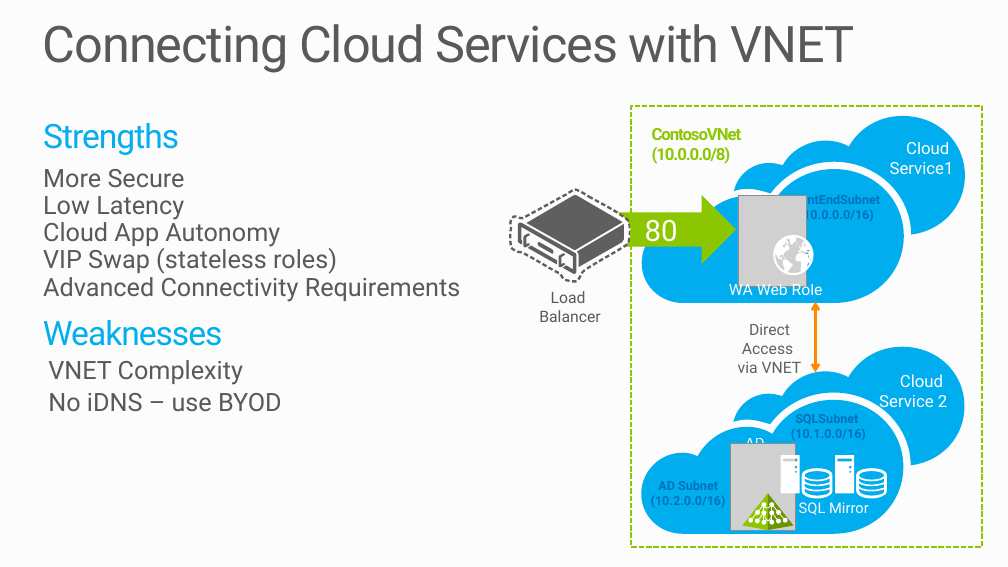
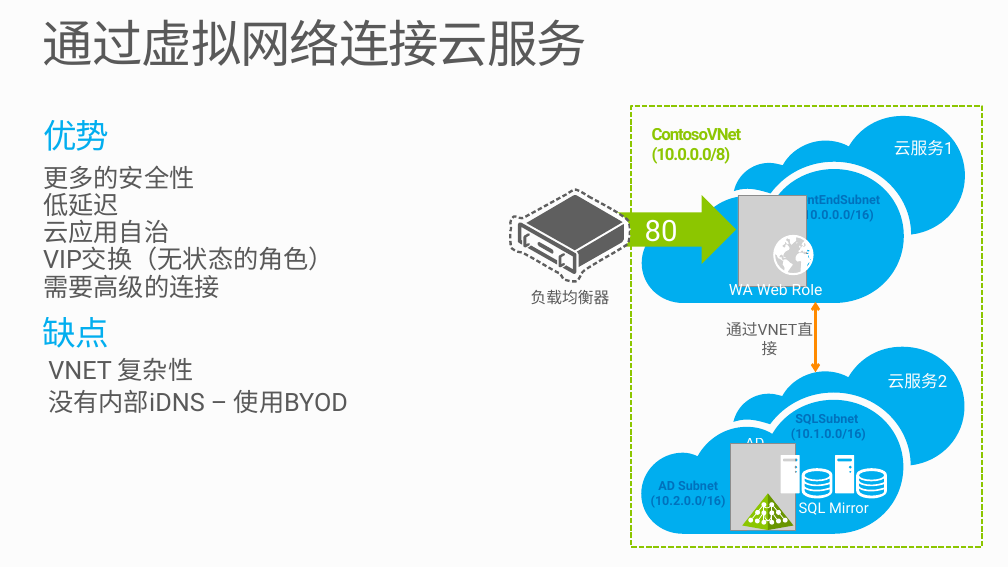
Before and after one commit to shaoshengyong/PRESENTATION-BuildingAppsWithIaaSAndPaaS, a slide deck: slide 9 of BuildingAppsWithIaaSAndPaaS.pptx. Drawn at 1008x567 pixels with LibreOffice and Linux fonts; fonts in the diff are those of the drawing; grey boxes stand for pictures; background and template pictures are left out. Boxes give left, top, right and bottom in pixels: in the first picture for what was removed or moved away, otherwise in the second. Text is boxed around its words. In the diff, an @@ line names an element or a change of style, - is before the commit and + after.

```diff
--- a/BuildingAppsWithIaaSAndPaaS.pptx
+++ b/BuildingAppsWithIaaSAndPaaS.pptx
@@ title at (x1=43, y1=19, x2=587, y2=66): text changed @@
-Connecting Cloud Services with VNET
+通过虚拟网络连接云服务
@@ text at (x1=43, y1=120, x2=334, y2=298): text changed @@
-Strengths
-  More Secure
-  Low Latency
-  Cloud App Autonomy
-  VIP Swap (stateless roles)
-  Advanced Connectivity Requirements
+优势
+  更多的安全性
+  低延迟
+  云应用自治
+  VIP交换（无状态的角色）
+  需要高级的连接
@@ text at (x1=894, y1=137, x2=954, y2=156): text changed @@
-Cloud
-Service1
+云服务1
@@ text at (x1=531, y1=290, x2=610, y2=305): text changed @@
-Load
-Balancer
+负载均衡器
@@ text at (x1=43, y1=317, x2=348, y2=413): text changed @@
-Weaknesses
-VNET Complexity
-No iDNS – use BYOD
+缺点
+VNET 复杂性
+没有内部iDNS – 使用BYOD
@@ text at (x1=726, y1=322, x2=813, y2=336): text changed @@
-Direct Access
-via VNET
+通过VNET直接
@@ text at (x1=888, y1=373, x2=948, y2=389): text changed @@
-Cloud
-Service 2
+云服务2
```
Also in this commit, not shown: 13 other slides changed, 5 slides added, 5 slides removed, 1 other file.
